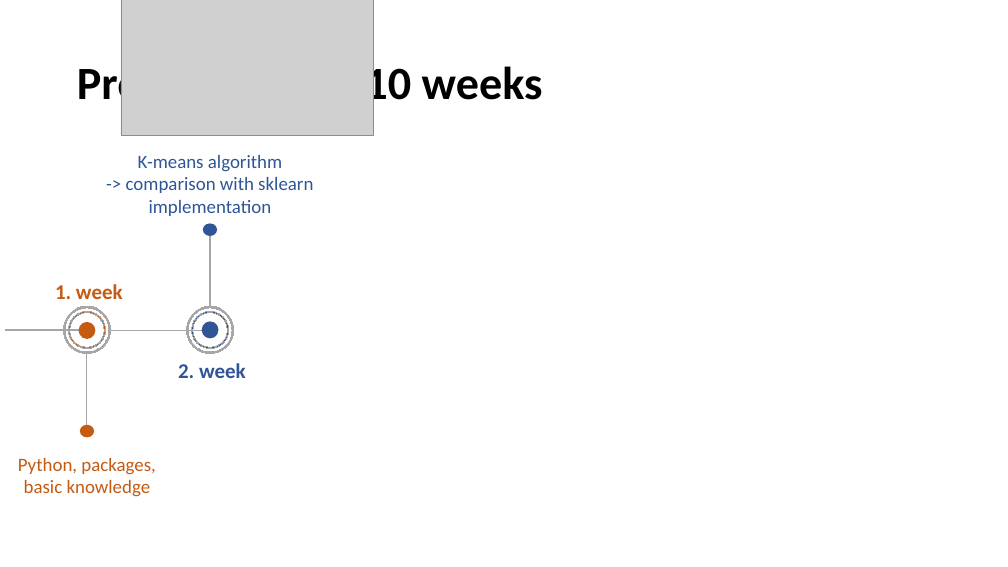
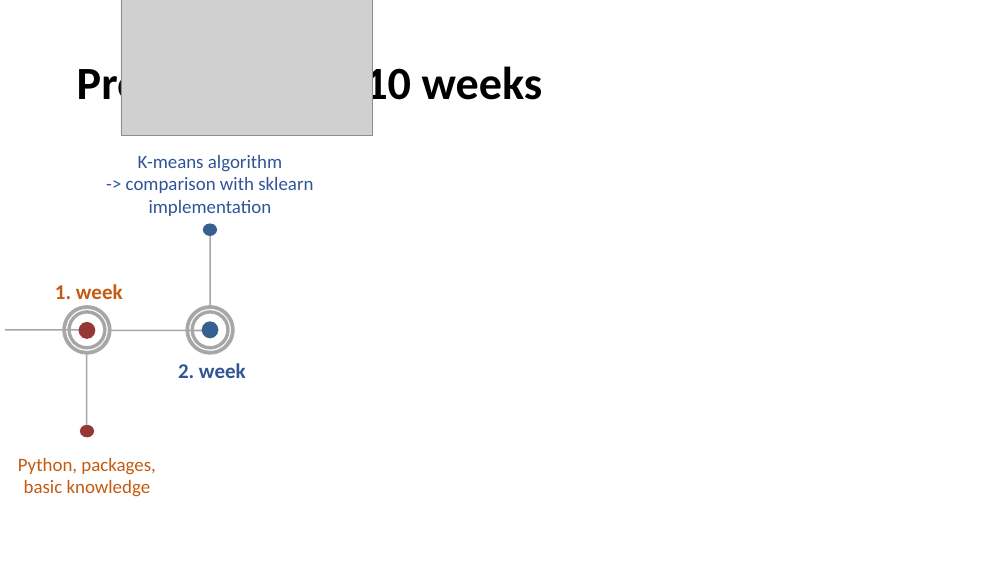
Before and after one commit to datascience-mobi/group-01-project-4-1, a slide deck: slide 5 of K-means clustering.pptx (slide 4 before the commit). Drawn at 1008x567 pixels with LibreOffice and Linux fonts; fonts in the diff are those of the drawing; grey boxes stand for pictures. Boxes give left, top, right and bottom in pixels: in the first picture for what was removed or moved away, otherwise in the second. Text is boxed around its words. In the diff, an @@ line names an element or a change of style, - is before the commit and + after.

```diff
--- a/K-means clustering.pptx
+++ b/K-means clustering.pptx
@@ donut at box(64, 306, 110, 354): outline #A6A6A6 0 pt to #A6A6A6 2 pt @@
@@ donut at box(68, 312, 105, 349): fill #C55A11 to #953735; outline #A6A6A6 0 pt to #A6A6A6 2 pt @@
@@ ellipse at box(79, 322, 95, 340): fill #C55A11 to #953735 @@
@@ donut at box(187, 306, 234, 354): outline #A6A6A6 0 pt to #A6A6A6 2 pt @@
@@ donut at box(191, 312, 228, 349): fill #2F5597 to #376092; outline #A6A6A6 0 pt to #A6A6A6 2 pt @@
@@ ellipse at box(80, 425, 95, 438): fill #C55A11 to #953735 @@
```
Also in this commit, not shown: 3 other slides changed, 3 slides added, 1 slide removed, 1 other file.
